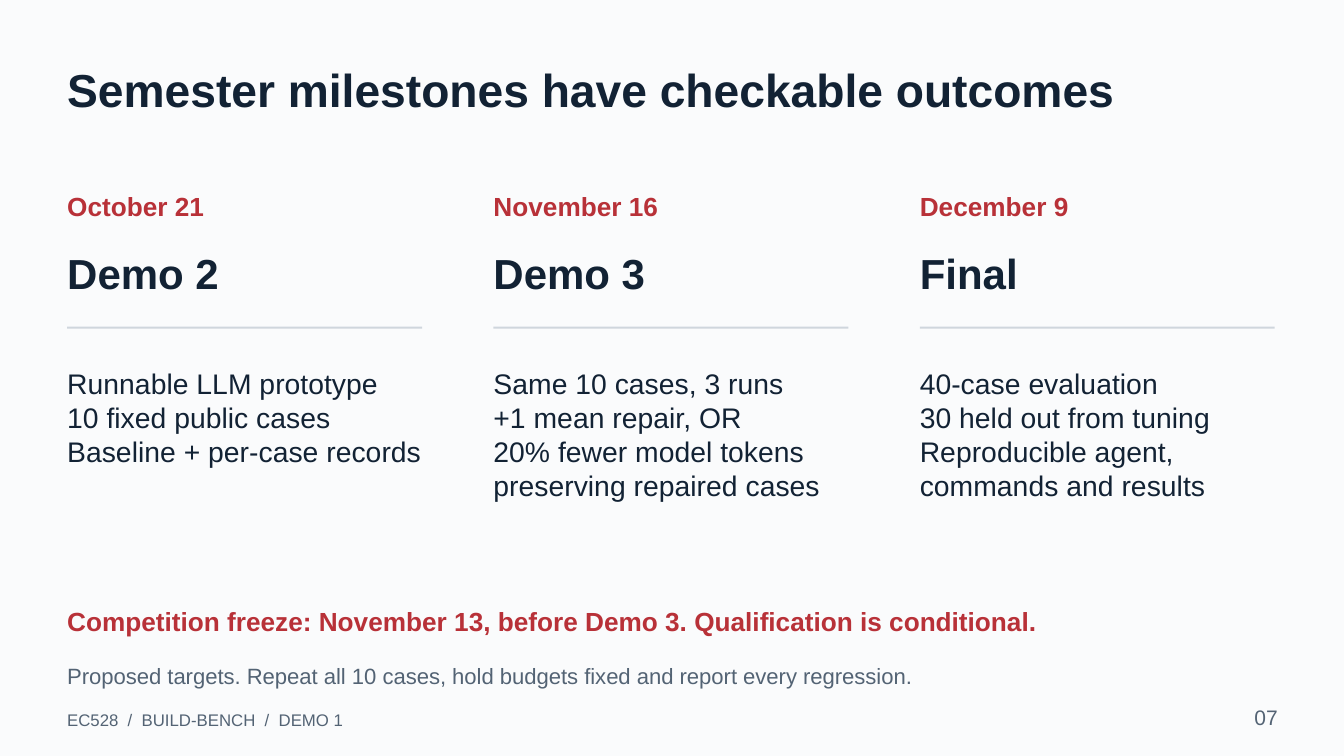
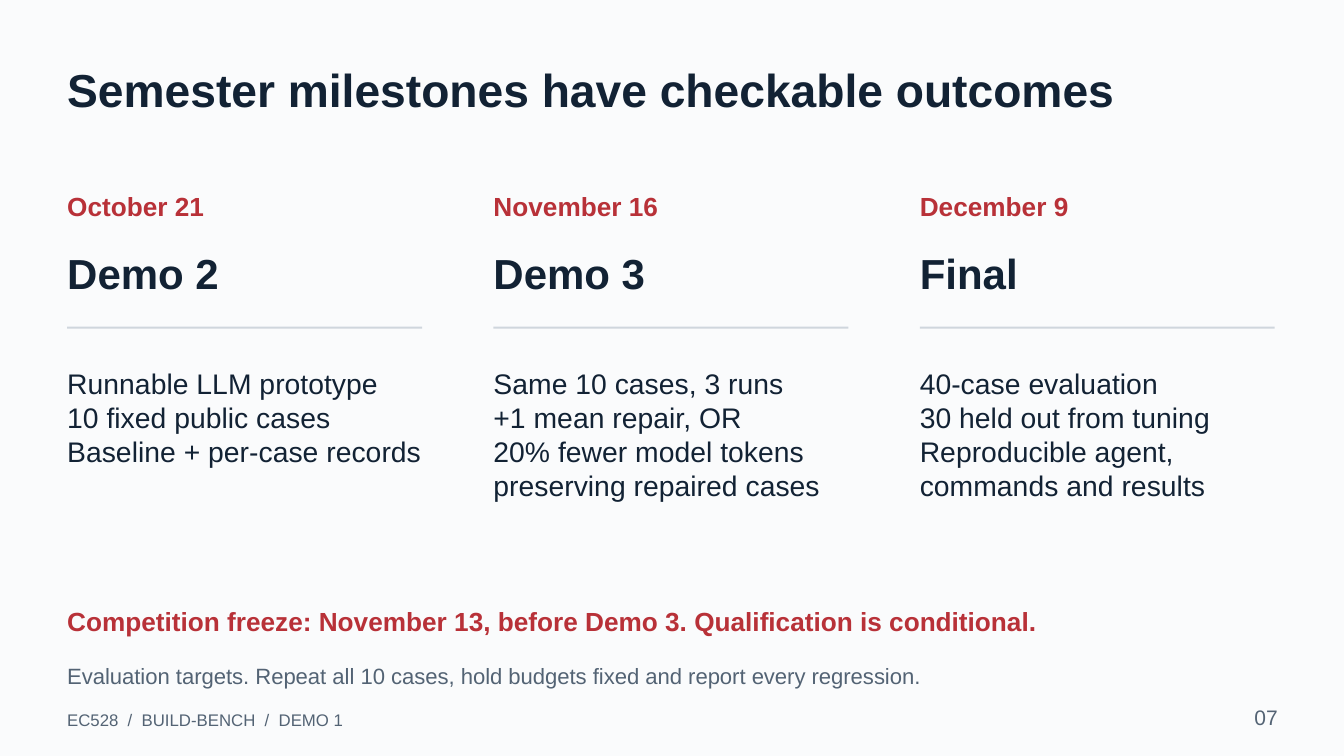
Before and after one commit to ec528-fall26/build-bench, a slide deck: slide 7 of slides/demo-1.pptx. Drawn at 1344x756 pixels with LibreOffice and Linux fonts; fonts in the diff are those of the drawing. Boxes give left, top, right and bottom in pixels: in the first picture for what was removed or moved away, otherwise in the second. Text is boxed around its words. In the diff, an @@ line names an element or a change of style, - is before the commit and + after.

```diff
--- a/slides/demo-1.pptx
+++ b/slides/demo-1.pptx
@@ text at (67, 668, 921, 689): text changed @@
-Proposed targets. Repeat all 10 cases, hold budgets fixed and report every regression.
+Evaluation targets. Repeat all 10 cases, hold budgets fixed and report every regression.
```
Also in this commit, not shown: 6 other files.
